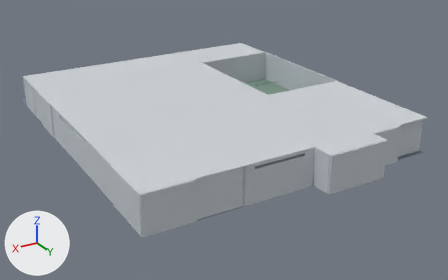
The glTF model assets/school_blockout.glb, before and after one commit.
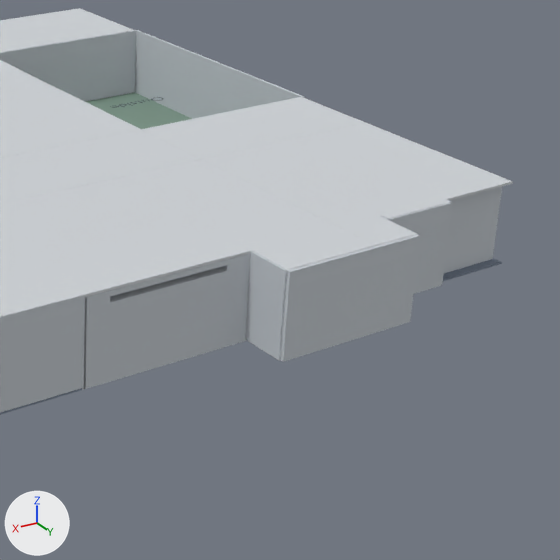
There are two pictures of each version: one whole from a 50 mm lens placed at (64.4, 71.5, 38.4), pointed at (17.1, -7.3, -1.0), one close up on the part from 46% to 100% of the width and 14% to 100% of the height. The axes (+X, +Y, +Z) are drawn at lower left. The lights are the same throughout. The older version's two pictures come first. Where no turn or scale is listed for an object, it has been applied to the vertices. Vertices at exactly the same position are counted once.

Objects in the first close-up: 'Auditorium - East Wall', 'Auditorium - North Wall', 'Bathroom - North Wall', 'Interior Roof Shell', 'Locker Room - North Wall', 'Outside - South Wall', 'Outside - West Wall', 'Outside Floor', 'School - North Exterior Wall', 'Storage Closet - North Wall' and 4 more.
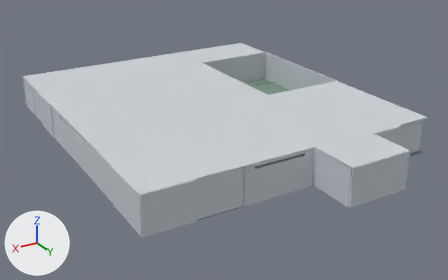
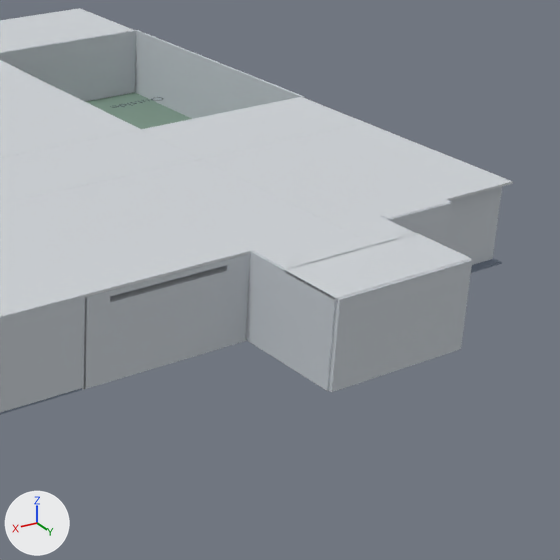
Commit message: Expand auditorium north with roof

Pixel boxes [x1, y1, x2, y2] of what changed, in the close-ups (560 x 560 px):
```json
{"object": "Auditorium - North Wall", "change": "moved", "before": [280, 235, 420, 362], "after": [329, 260, 472, 392]}
{"object": "Auditorium - East Wall", "change": "reshaped", "before": [245, 251, 287, 360], "after": [245, 251, 337, 391]}
{"object": "Auditorium North Roof Extension", "change": "added", "after": [284, 233, 472, 301]}
```

Edits to the scene script, one JSON object a line:
```json
{"block": "me_auditorium___east_wall_mesh", "where": "# used by ob_auditorium___east_wall; location = (-4.16, 18.89, 0.0)"}
{"block": "me_auditorium___east_wall_mesh", "where": "# before: 2 (20.31, -1.77, 0.14) at pixel (278, 360), 3 (20.09, -1.77, 0.14) at pixel (281, 359), 6 (20.31, -1.77, 5.64) at pixel (285, 270), 7 (20.09, -1.77, 5.64) at pixel (288, 269)"}
{"op": "remove", "block": "me_auditorium___east_wall_mesh", "code": "me_auditorium___east_wall_mesh.from_pydata(...)  # 8 vertices, 12 faces; spans x 20.09..20.31, y -10.2..-1.77, z 0.14..5.64"}
{"op": "add", "block": "me_auditorium___east_wall_mesh", "code": "me_auditorium___east_wall_mesh.from_pydata(...)  # 8 vertices, 12 faces; spans x 20.09..20.31, y -10.2..2.23, z 0.14..5.64"}
{"block": "me_auditorium___east_wall_mesh", "change": "me_auditorium___east_wall_mesh part 1"}
{"op": "add", "block": "me_auditorium___east_wall_mesh", "code": "for i in [2, 3, 6, 7]: me_auditorium___east_wall_mesh.vertices[i].co += Vector((0.0, 4.0, 0.0))"}
{"block": "me_auditorium___north_wall_mesh", "where": "# used by ob_auditorium___north_wall; location = (-4.16, 18.89, 0.0)"}
{"op": "remove", "block": "me_auditorium___north_wall_mesh", "code": "me_auditorium___north_wall_mesh.from_pydata(...)  # 8 vertices, 12 faces; spans x 10.6..20.2, y -2.02..-1.53, z 0.14..5.64"}
{"op": "add", "block": "me_auditorium___north_wall_mesh", "code": "me_auditorium___north_wall_mesh.from_pydata(...)  # 8 vertices, 12 faces; spans x 10.6..20.2, y 1.98..2.47, z 0.14..5.64"}
{"block": "me_auditorium___north_wall_mesh", "change": "me_auditorium___north_wall_mesh part 2: the whole mesh is moved by (0.0, 4.0, 0.0)"}
{"op": "add", "block": "me_auditorium_north_roof_extension_mesh", "code": ["me_auditorium_north_roof_extension_mesh = bpy.data.meshes.new('Auditorium North Roof Extension Mesh')", "me_auditorium_north_roof_extension_mesh.from_pydata(...)  # a box spanning x 6.33..16.15, y 17.03..21.19, z 5.53..5.68", "me_auditorium_north_roof_extension_mesh.materials.append(mat_ceilings___warm_light_gray)  # light grey #d0d4d8"]}
{"op": "add", "block": "ob_auditorium_north_roof_extension", "code": ["ob_auditorium_north_roof_extension = bpy.data.objects.new('Auditorium North Roof Extension', me_auditorium_north_roof_extension_mesh)", "ob_auditorium_north_roof_extension.location = (0.0, 0.0, 0.0)"]}
```
